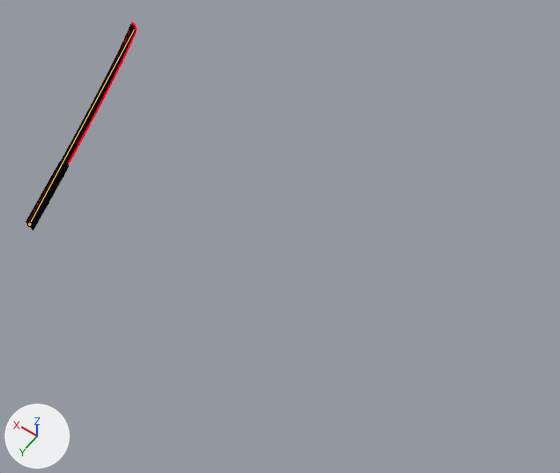
A saved change to the Blender file TrippingCubes/Assets/Models/synthsword.blend.
The view is the same before and after, from a 50 mm camera at (-1.59, 0.89, 3.86) aimed at (-0.47, -0.67, 1.41). The lights are fixed; the arrows at lower left show +X, +Y and +Z. Both versions are drawn at frame 8 of the action 'idle'; the numbers are the values there. The bones that bend it are drawn over the model as lines.

Objects in the first picture: 'Sword'.
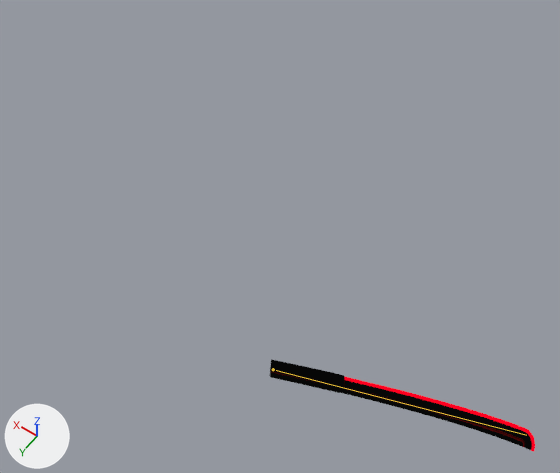
Pixel boxes [x1, y1, x2, y2] of what changed, in the pictures (560 x 473 px):
'Sword', posed (138% wider, 56% shorter): before [26, 22, 137, 230]; after [270, 359, 535, 451]
bone 'Sword', root to tip: before (29, 224) to (134, 29); after (273, 369) to (526, 435)

Diff of the bpy script that builds the scene:
```diff
--- a/TrippingCubes/Assets/Models/synthsword.blend.py
+++ b/TrippingCubes/Assets/Models/synthsword.blend.py
@@ bone_sword @@
 bone_sword = bpy.data.objects['SwordArmature'].pose.bones['Sword']
-bone_sword.location = (0.406, 0.224, -1.324)
-bone_sword.rotation_quaternion = (-0.772, 0.179, 0.61, -0.015)  # degrees (-57, -69, 43)
-bone_sword.scale = (1.0, 1.0, 1.0)
+bone_sword.location = (-0.712, 0.383, -1.023)
+bone_sword.rotation_quaternion = (0.536, -0.52, 0.524, 0.316)  # degrees (-125, 73, -48)
+bone_sword.scale = (1.0, 1.0, 1.66)
```
